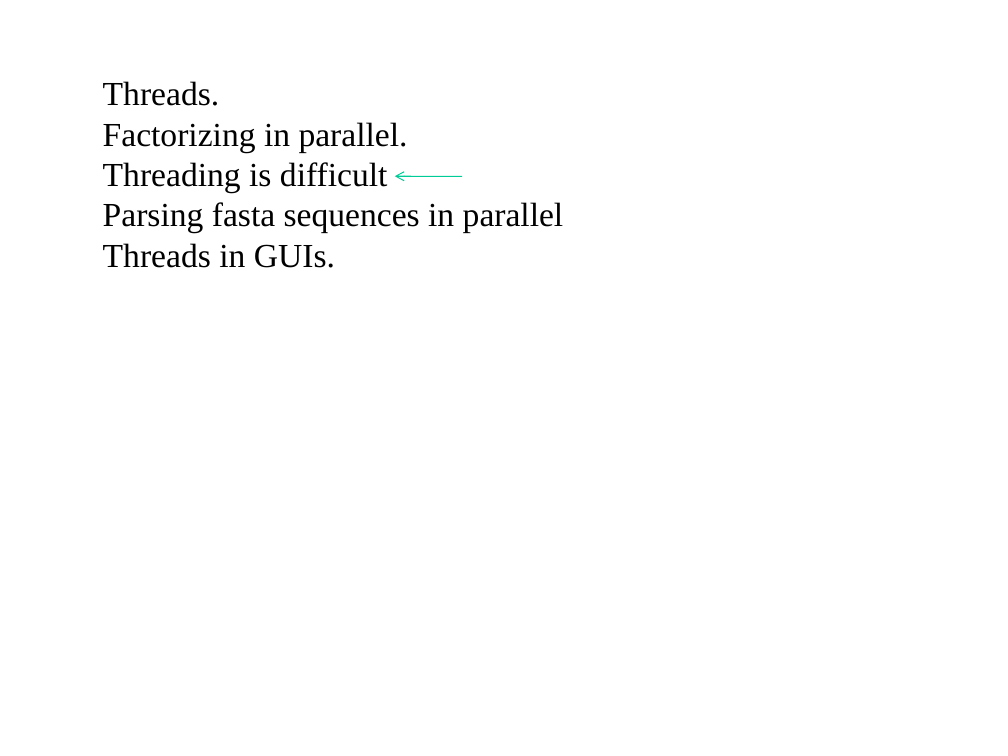
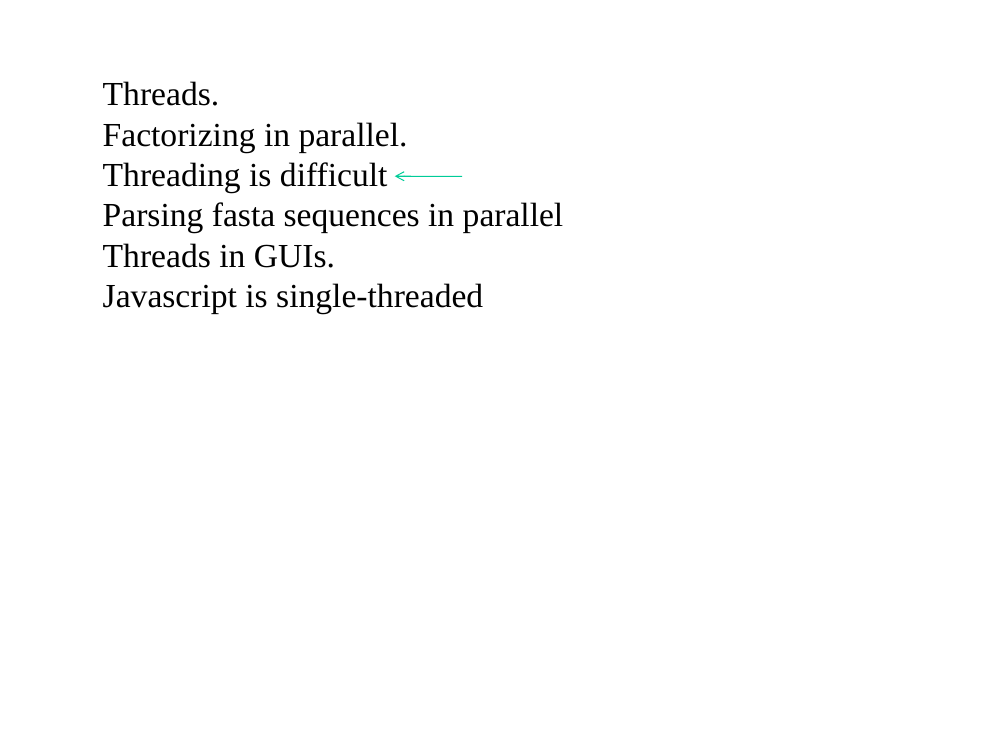
Before and after one commit to afodor/afodor.github.io, a slide deck: slide 16 of classes/prog2017/Prog3-Lecture12.ppt. Drawn at 1008x756 pixels with LibreOffice and Linux fonts; fonts in the diff are those of the drawing. Boxes give left, top, right and bottom in pixels: in the first picture for what was removed or moved away, otherwise in the second. Text is boxed around its words. In the diff, an @@ line names an element or a change of style, - is before the commit and + after.

Commit message:
mod lecture 12 with some javascript stuff

```diff
--- a/classes/prog2017/Prog3-Lecture12.ppt
+++ b/classes/prog2017/Prog3-Lecture12.ppt
@@ text at (103, 283, 483, 314): paragraph added @@
+Javascript is single-threaded
```
Also in this commit, not shown: 4 other slides changed, 8 slides added, 1 slide removed.
